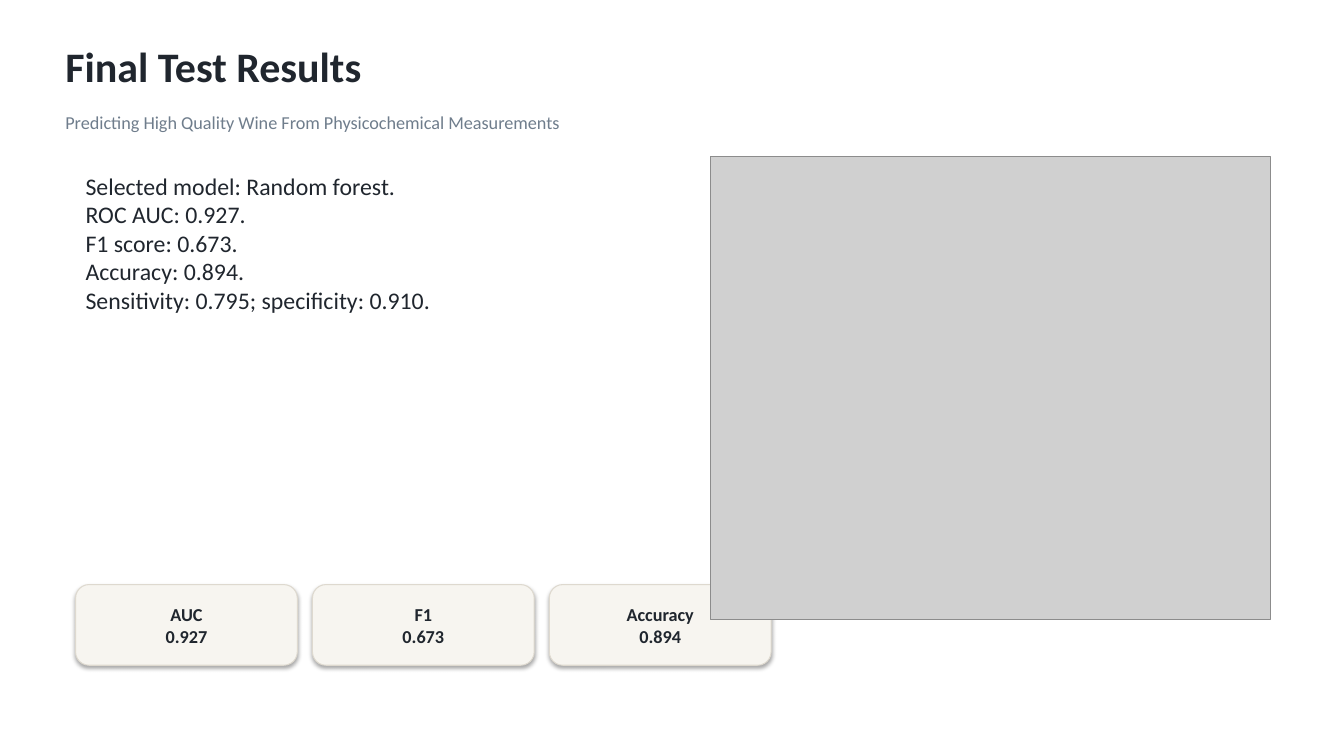
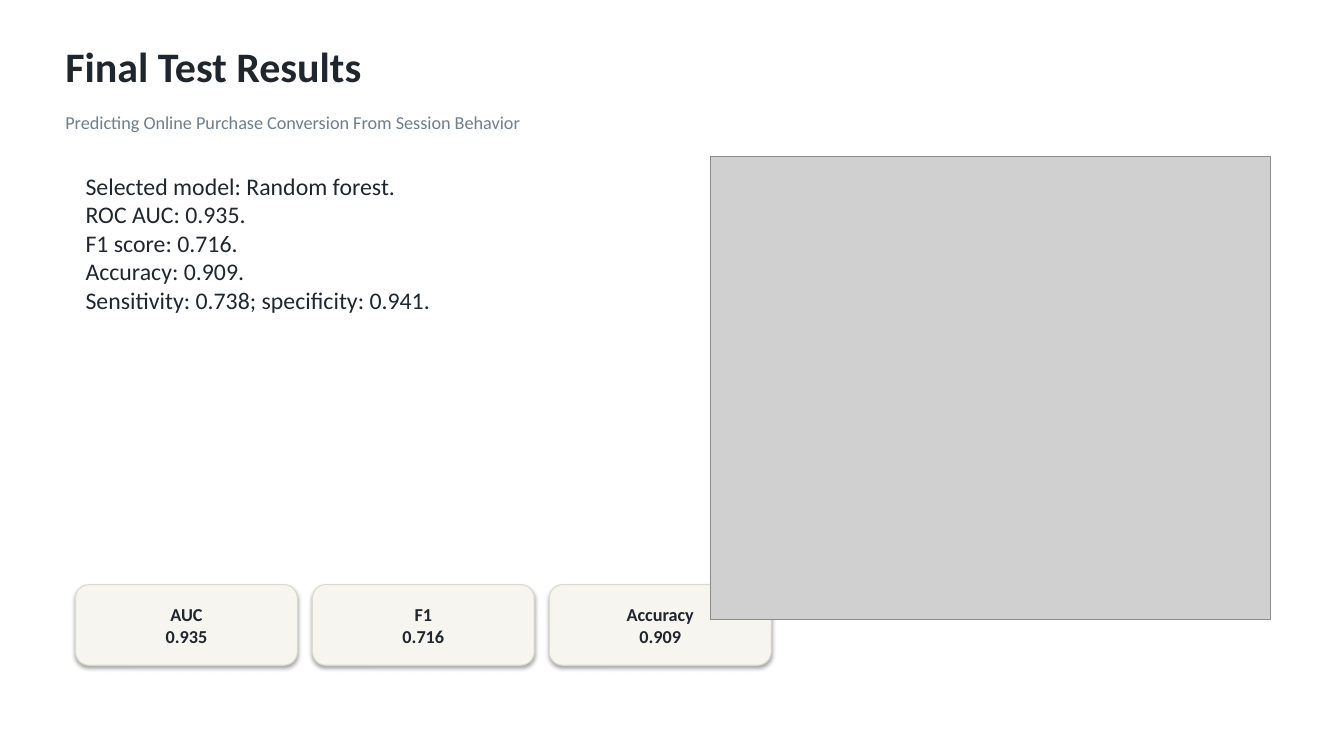
Before and after one commit to nikitarogers333/ads-predictive-modeling-final, a slide deck: slide 11 of Video_Presentation_Slides-Team1.pptx. Drawn at 1344x756 pixels with LibreOffice and Linux fonts; fonts in the diff are those of the drawing; grey boxes stand for pictures. Boxes give left, top, right and bottom in pixels: in the first picture for what was removed or moved away, otherwise in the second. Text is boxed around its words. In the diff, an @@ line names an element or a change of style, - is before the commit and + after.

Commit message:
Replace wine dataset with online shoppers conversion project

```diff
--- a/Video_Presentation_Slides-Team1.pptx
+++ b/Video_Presentation_Slides-Team1.pptx
@@ text at box(65, 116, 520, 132): text changed @@
-Predicting High Quality Wine From Physicochemical Measurements
+Predicting Online Purchase Conversion From Session Behavior
@@ text at box(86, 207, 430, 313): text changed @@
-ROC AUC: 0.927.
-F1 score: 0.673.
-Accuracy: 0.894.
-Sensitivity: 0.795; specificity: 0.910.
+ROC AUC: 0.935.
+F1 score: 0.716.
+Accuracy: 0.909.
+Sensitivity: 0.738; specificity: 0.941.
@@ text in rounded rectangle at box(166, 609, 208, 643): text changed @@
-AUC
-0.927
+AUC
+0.935
@@ text in rounded rectangle at box(402, 609, 444, 643): text changed @@
-F1
-0.673
+F1
+0.716
@@ text in rounded rectangle at box(627, 609, 694, 643): text changed @@
-Accuracy
-0.894
+Accuracy
+0.909
```
Also in this commit, not shown: 13 other slides changed, 38 other files.
